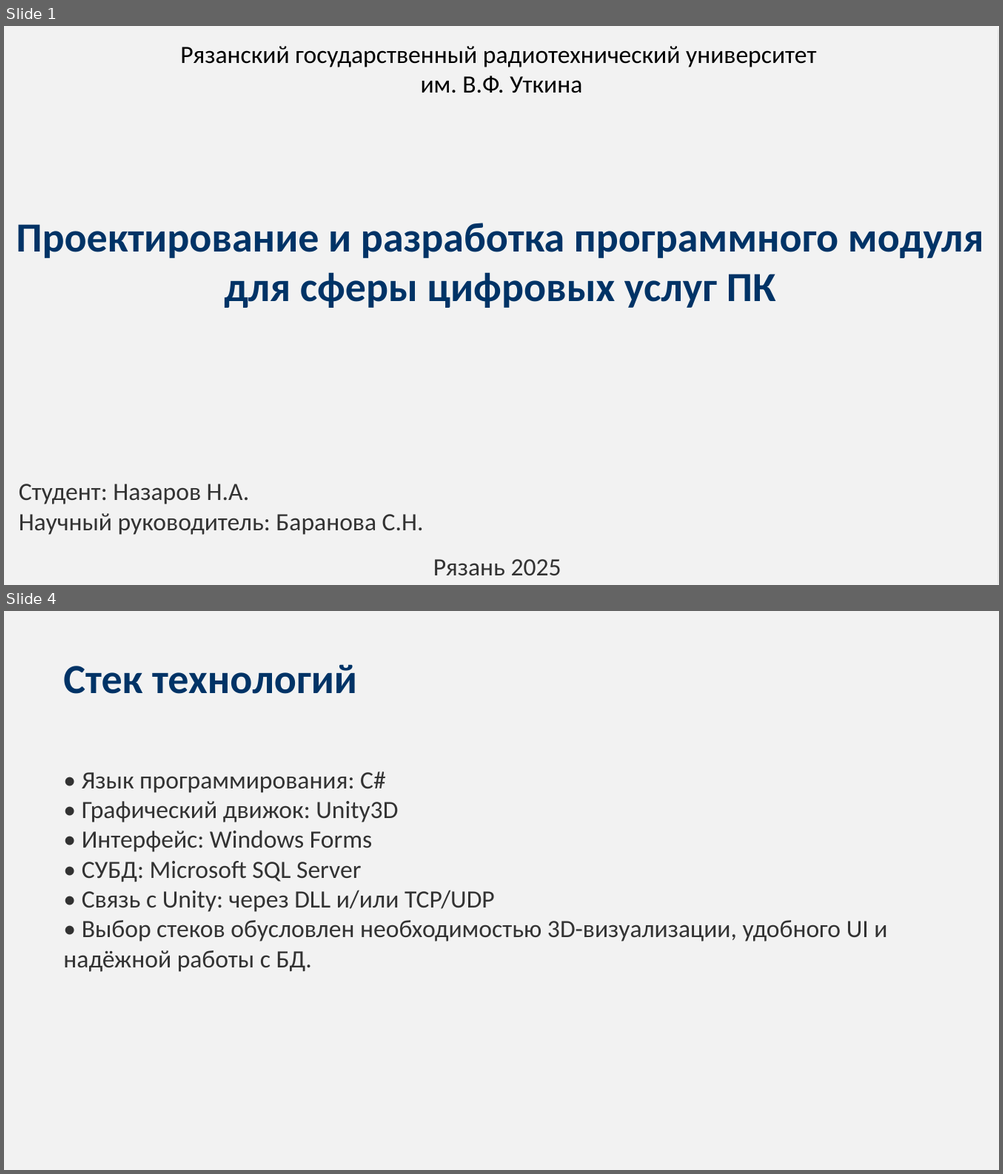
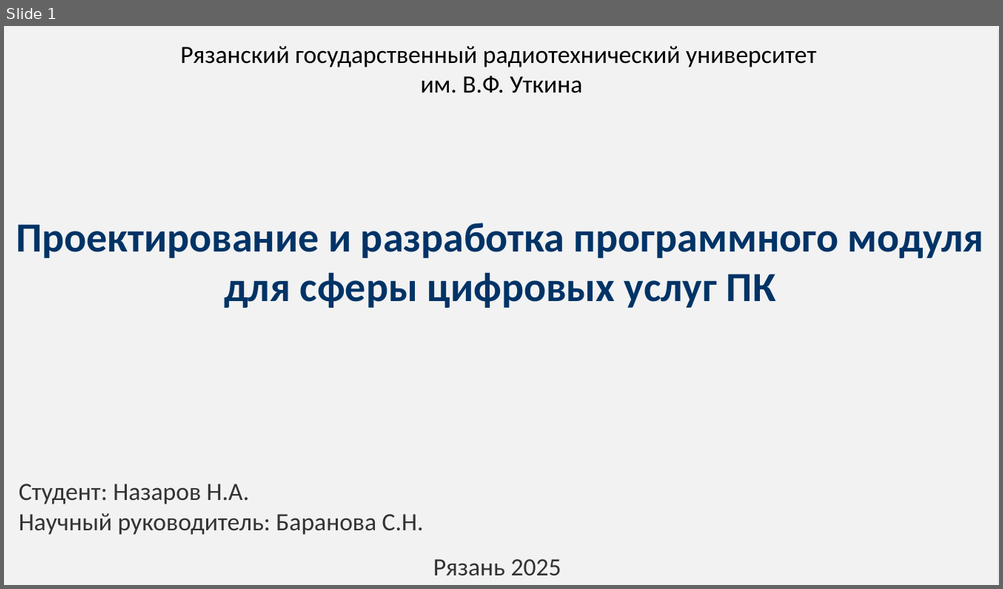
Before and after one commit to NzrvXO/Diplom, a slide deck: Презентация конференция/Презентация_Диплом_Template_Full.pptx. Shown one above the other, each under a label of ours: slides 1 and 4 before the commit, slide 1 after it; the slides between them are not shown. The pictures are 1003x1174 and 1003x589 pixels, drawn with LibreOffice and Linux fonts; fonts in the diff are those of the drawing. Boxes give left, top, right and bottom in pixels: in the first picture for what was removed or moved away, otherwise in the second. Text is boxed around its words. In the diff, an @@ line names an element or a change of style, - is before the commit and + after.

```diff
--- a/Презентация конференция/Презентация_Диплом_Template_Full.pptx
+++ b/Презентация конференция/Презентация_Диплом_Template_Full.pptx
@@ slide 4 removed at [4,611,999,1170], background #FFFFFF @@
@@ rectangle removed at [4,611,999,1170] @@
@@ text removed at [63,664,357,694] @@
-Стек технологий
@@ text removed at [63,772,887,972] @@
-• Язык программирования: C#
-• Графический движок: Unity3D
-• Интерфейс: Windows Forms
-• СУБД: Microsoft SQL Server
-• Связь с Unity: через DLL и/или TCP/UDP
-• Выбор стеков обусловлен необходимостью 3D-визуализации, удобного UI и надёжной работы с БД.
```
Also in this commit, not shown: 1 slide changed, 10 slides added, 1 other slide removed, 3 other files.
